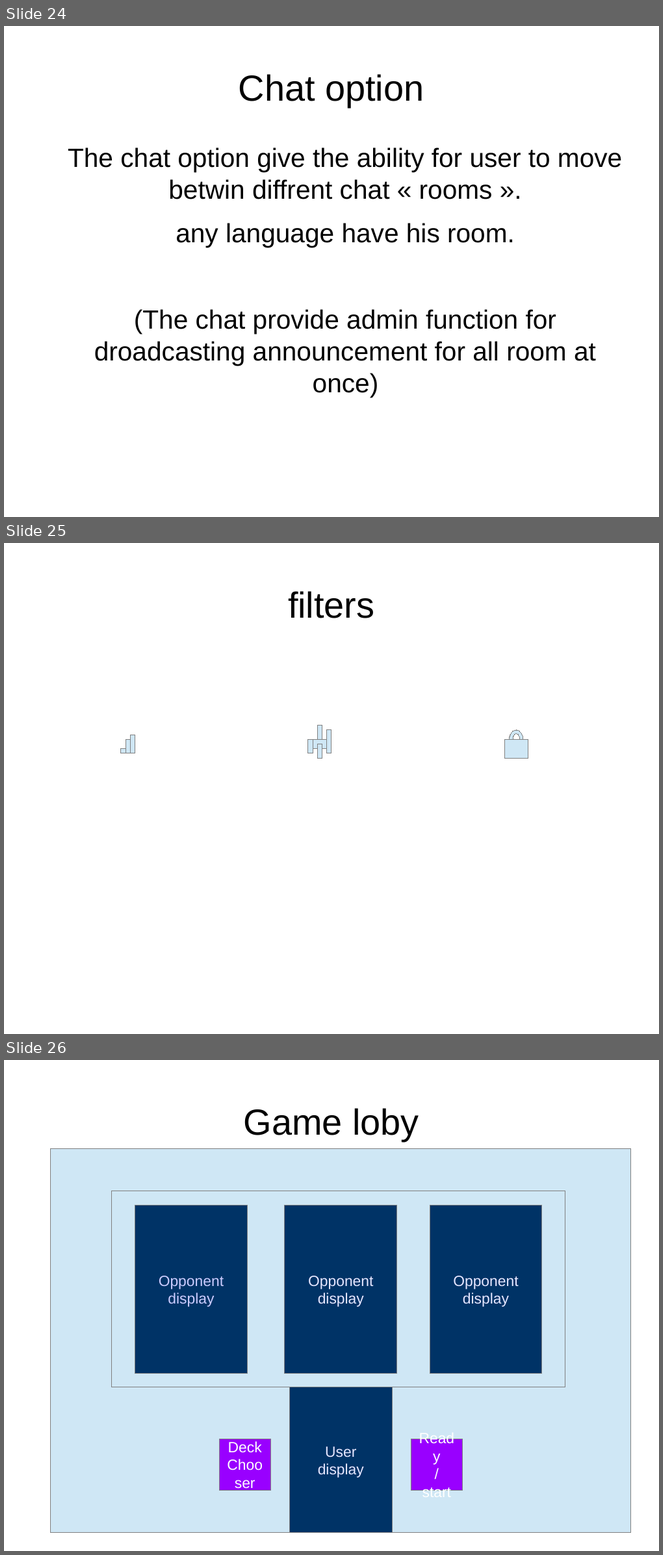
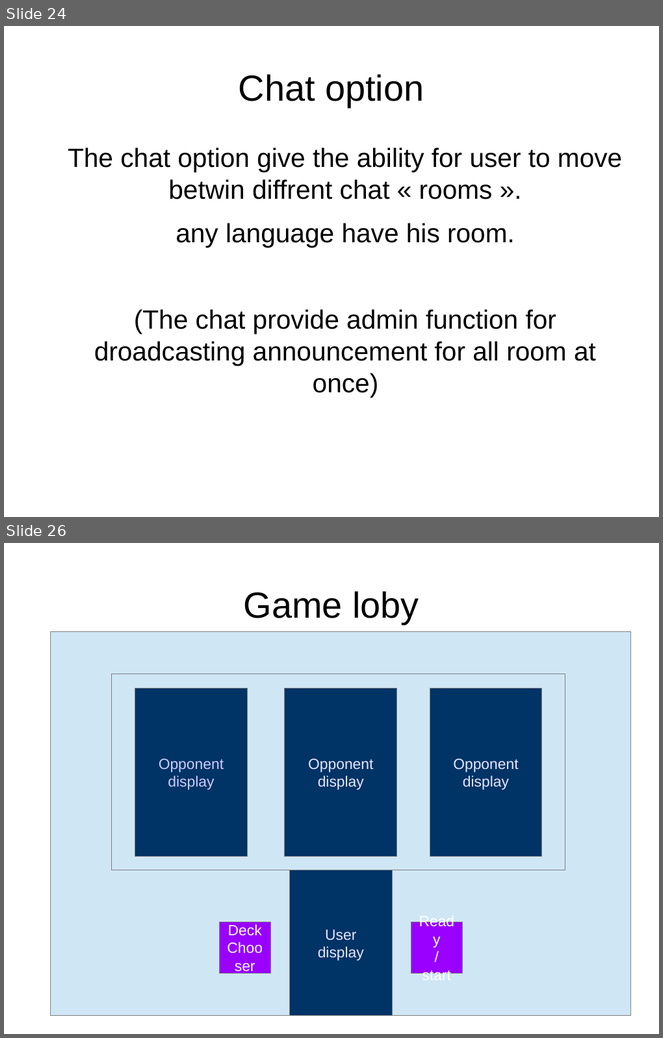
Before and after one commit to idolord/CryptDuel, a slide deck: documentation/interface.menu CDC.odp. Shown one above the other, each under a label of ours: slides 24, 25 and 26 before the commit, slides 24 and 26 after it; the slides between them are not shown. The pictures are 663x1555 and 663x1038 pixels, drawn with LibreOffice and Linux fonts; fonts in the diff are those of the drawing. Boxes give left, top, right and bottom in pixels: in the first picture for what was removed or moved away, otherwise in the second. Text is boxed around its words. In the diff, an @@ line names an element or a change of style, - is before the commit and + after.

Commit message:
interface.menu
finishing filters

```diff
--- a/documentation/interface.menu CDC.odp
+++ b/documentation/interface.menu CDC.odp
@@ slide 25 removed at bbox=[4, 543, 659, 1034], background #FFFFFF @@
@@ title removed at bbox=[288, 591, 374, 618] @@
-filters
@@ rectangle removed at bbox=[131, 735, 135, 754] @@
@@ rectangle removed at bbox=[318, 726, 322, 740] @@
@@ rectangle removed at bbox=[327, 730, 332, 754] @@
@@ arch (boxed as its full ring) removed at bbox=[509, 730, 523, 748] @@
@@ rectangle removed at bbox=[121, 748, 126, 754] @@
@@ rectangle removed at bbox=[126, 740, 131, 754] @@
@@ rectangle removed at bbox=[308, 740, 313, 754] @@
@@ rectangle removed at bbox=[313, 740, 328, 749] @@
@@ rectangle removed at bbox=[318, 745, 322, 759] @@
@@ rectangle removed at bbox=[505, 740, 529, 758] @@
```
Also in this commit, not shown: 1 slide added.
